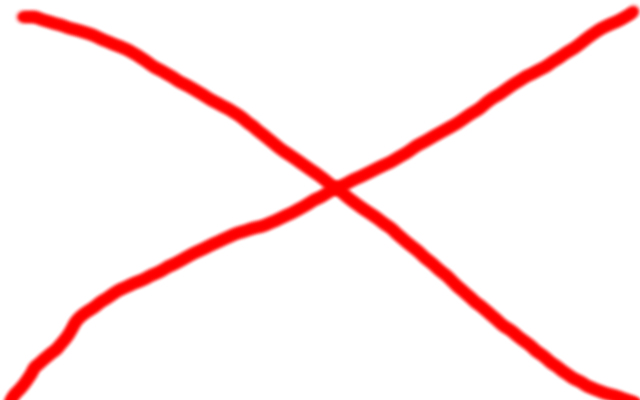
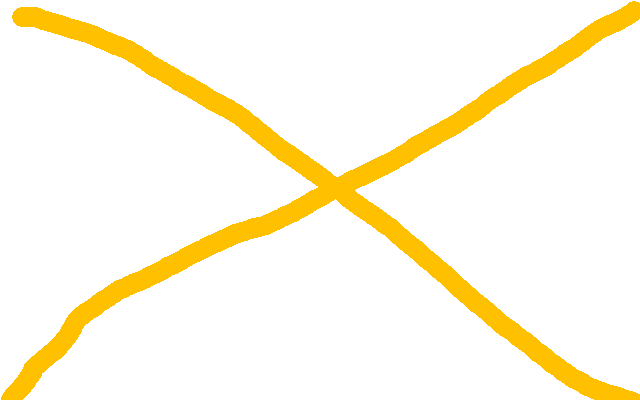
Revision of a layered 640 × 400 image; what changed, layer by layer:
painted on "Camada" over [1, 1, 640, 400]
